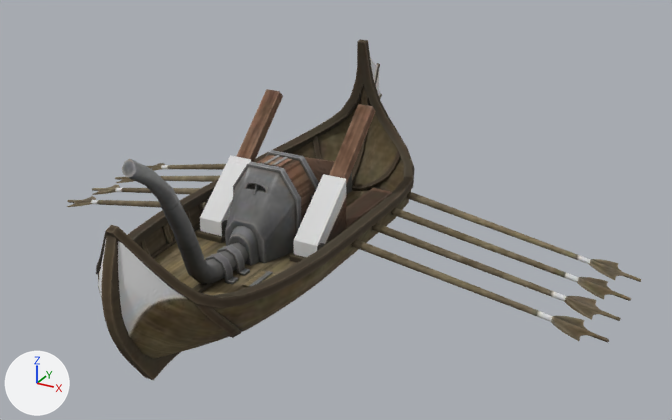
What one commit did to the glTF model public/assets/unit-models/251-fireship.glb.
Both versions are drawn from a 50 mm camera at (5.49, -8.12, 5.03) aimed at (0.86, 0.29, 0.82). Arrows for +X, +Y and +Z are at lower left; the lights stay in place. The older version comes first. Vertices at exactly the same position are counted once.
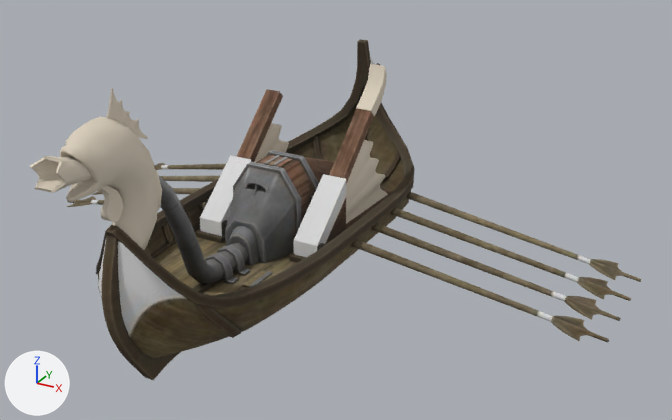
Boxes (x1, y1, x2, y2) around the edits, measured in the pictures (672 x 420 px):
'Mesh_0', reshaped (6% wider): before (67, 39, 641, 380); after (30, 39, 641, 380)
part 1 of me_mesh_0, added (pale yellow): after (60, 117, 159, 250)
part 2 of me_mesh_0, added (pale yellow): after (106, 88, 148, 139)
part 3 of me_mesh_0, added (pale yellow): after (346, 140, 388, 223)
part 4 of me_mesh_0, added: after (254, 123, 289, 162)
part 5 of me_mesh_0, added: after (30, 156, 92, 193)
part 6 of me_mesh_0, added (pale yellow): after (100, 186, 124, 222)
part 7 of me_mesh_0, added (pale yellow): after (356, 64, 387, 116)
part 8 of me_mesh_0, added (mostly hidden): after (155, 170, 162, 210)

Patch to the scene script:
```diff
--- a/public/assets/unit-models/251-fireship.glb.py
+++ b/public/assets/unit-models/251-fireship.glb.py
@@ mat_material_1 @@
+mat_material_1 = principled_material('Material_1')
+mat_material_1.base_color = (0.72, 0.64, 0.52)  # pale yellow #ddd1bf
+mat_material_1.metallic = 0.05
+mat_material_1.roughness = 0.9
@@ mat_material_2 @@
+mat_material_2 = principled_material('Material_2')
+mat_material_2.base_color = (0.72, 0.64, 0.52)  # pale yellow #ddd1bf
+mat_material_2.metallic = 0.05
+mat_material_2.roughness = 0.9
@@ mat_material_3 @@
+mat_material_3 = principled_material('Material_3')
+mat_material_3.base_color = (0.72, 0.64, 0.52)  # pale yellow #ddd1bf
+mat_material_3.metallic = 0.05
+mat_material_3.roughness = 0.9
@@ me_mesh_0 @@
 # used by ob_mesh_0; location = (0.0, 0.0, 0.0)
-me_mesh_0.from_pydata(...)  # 2497 vertices, 4706 faces; spans x -3.88..3.92, y -2.53..3.15, z -0.32..2.17
+me_mesh_0.from_pydata(...)  # 3087 vertices, 5854 faces; spans x -3.88..3.92, y -3.1..3.15, z -0.32..2.75
+# me_mesh_0 part 1: a new loose piece of 190 vertices spanning x -0.26..0.26, y -2.84..-1.8, z 0.93..2.54, in mat_material_3 (pale yellow #ddd1bf)
+# me_mesh_0 part 2: a new loose piece of 117 vertices spanning x -0.02..0.02, y -2.32..-1.77, z 2.15..2.75, in mat_material_3 (pale yellow #ddd1bf)
+# me_mesh_0 part 3: a new loose piece of 70 vertices spanning x 0.52..0.78, y 0.16..1.87, z 0.42..1.52, in mat_material_1 (pale yellow #ddd1bf)
+# me_mesh_0 part 4: a new loose piece of 70 vertices spanning x -0.78..-0.52, y 0.16..1.87, z 0.42..1.52, in mat_material_1 (pale yellow #ddd1bf)
+# me_mesh_0 part 5: a new loose piece of 45 vertices spanning x -0.16..0.16, y -3.1..-2.35, z 2.01..2.4, in mat_material_3 (pale yellow #ddd1bf)
+# me_mesh_0 part 6: a new loose piece of 40 vertices spanning x -0.06..0.06, y -2.49..-2.24, z 1.56..1.94, in mat_material_3 (pale yellow #ddd1bf)
+# me_mesh_0 part 7: a new loose piece of 32 vertices spanning x 0.54..0.78, y 1.35..1.72, z 1.58..2.14, in mat_material_2 (pale yellow #ddd1bf)
+# me_mesh_0 part 8: a new loose piece of 26 vertices spanning x -0.14..0.14, y -1.95..-1.78, z 1.39..1.94, in mat_material_3 (pale yellow #ddd1bf)
 me_mesh_0.materials.append(mat_material_0)
+me_mesh_0.materials.append(mat_material_1)  # pale yellow #ddd1bf
+me_mesh_0.materials.append(mat_material_2)  # pale yellow #ddd1bf
+me_mesh_0.materials.append(mat_material_3)  # pale yellow #ddd1bf
```
